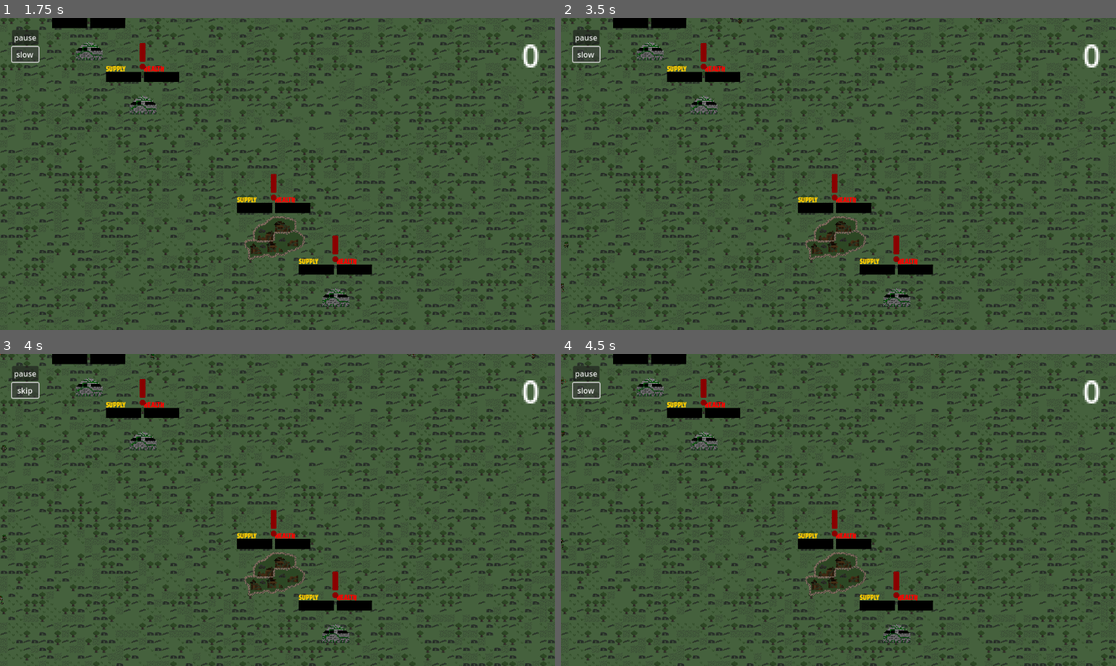
Above: before the commit, frames 1-4 (two rows, left to right).
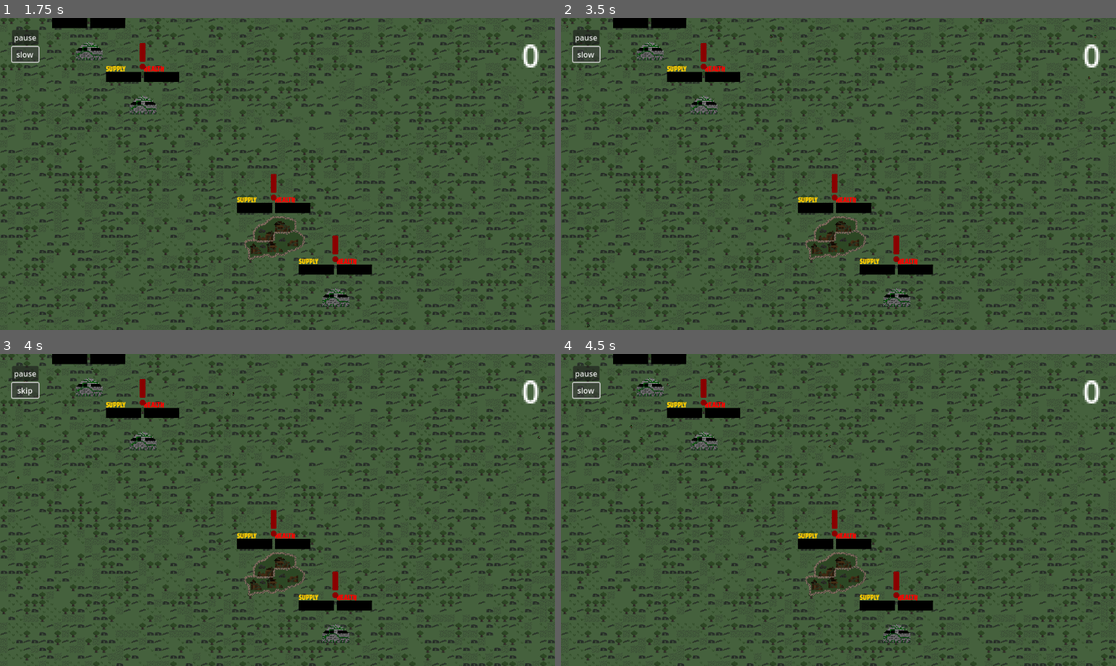
Above: after the commit, the same moments.

Repository: lewis785/ludum-dare-53
Game: Godot game, scene res://scenes/main.tscn
Same seed, same stepped clock (60 frames per second), same inputs: the game is played once before the commit and once after it.
Inputs:
- Up to frame 1 (1.75 s): click "start" at 0.5 s; click "skip" at 1.25 s
- Up to frame 2 (3.5 s): click "slow" at 2 s; click "skip" at 2.75 s
- Up to frame 3 (4 s): click "slow" at 3.5 s
- Up to frame 4 (4.5 s): click "skip" at 4.25 s

Frame 1 is identical in both runs. In frame 2, less than 0.1% of the frame differs, in the area x 0-97%, y 0-100%; in frame 3, less than 0.1%, in the area x 0-98%, y 0-81%; in frame 4, less than 0.1%.

Commit message:
add entity to hold health and damage logic

Diff:
--- a/scenes/combat/entity.gd
+++ b/scenes/combat/entity.gd
@@ -1,4 +1,4 @@
-extends Node2D
+class_name Entity extends Node2D
 
 @export var friendly : bool = true
 @export var alive : bool = true
@@ -8,12 +8,17 @@
 @export var damage : int = 0
 @export var priority_weight : int = 1
 
+signal health_update
+
 # Called when the node enters the scene tree for the first time.
 func _ready() -> void:
 	if friendly:
 		add_to_group("ally")
 	else:
 		add_to_group("enemy")
+
+	if active:
+		notify_health(health)
 
 
 func update_position(pos) -> void:
@@ -24,19 +29,26 @@
 	pass
 
 func activate() -> void:
+	notify_health(health)
 	active = true
 
 func deactivate() -> void:
+	notify_health(0)
 	active = false
 
 func take_damage(attack : int) -> void:
-	health = max(0, health - attack)
+	set_health(max(0, health - attack))
+
 	if health == 0:
 		alive = false
 		deactivate()
 
 func get_targets() -> Array[Node2D]:
-	var entities = get_tree().get_nodes_in_group("entity")
+	var target_group = "enemy"
+	if !friendly:
+		target_group = "ally"
+
+	var entities = get_tree().get_nodes_in_group(target_group)
 	var targets : Array[Node2D] = []
 
 	for entity in entities:
@@ -46,10 +58,17 @@
 	return targets
 
 func is_target(entity) -> bool:
-	return entity.friendly != friendly and entity.alive
+	return entity.friendly != friendly and entity.alive and entity.active
 
 func attack(entity) -> void:
 	entity.take_damage(damage)
 
 func heal(healing : int) -> void:
-	health = max(max_health, health + healing)
+	set_health(max(max_health, health + healing))
+
+
+func set_health(value : int) -> void:
+	health = value
+
+func notify_health(value) -> void:
+	health_update.emit((value*100)/max_health)
--- a/scenes/enemy/enemy.gd
+++ b/scenes/enemy/enemy.gd
@@ -1,8 +1,6 @@
 class_name Enemy extends RigidBody2D
 
 @export var level : int = 1
-@export var health : int = 1
-@export var damage : int = 1
 
 var obstacles : Array[Obstacle] = []
 var target
@@ -24,8 +22,7 @@
 
 	self.lock_rotation = true
 
-	health = level
-	damage = level
+	set_level(level)
 
 func play_animation(frames : int) -> void:
 	var mob_types : PackedStringArray = $AnimatedSprite2D.sprite_frames.get_animation_names()
@@ -39,13 +36,12 @@
 
 func set_level(level) -> void:
 	self.level = level
-	self.health = level
-	self.damage = level
+	$entity.health = level
+	$entity.damage = level
 
-	var scaled = Vector2(1,1)*max(1, log(level*level))
+	var scaled = Vector2(1,1)*max(1, log(level))
 
 	$AnimatedSprite2D.transform = $AnimatedSprite2D.transform.scaled(scaled)
-
 	$CollisionShape2D.transform = $CollisionShape2D.transform.scaled(scaled)
 
 
@@ -53,11 +49,11 @@
 func _process(_delta):
 	time_since_target_check += _delta
 
-	if health <= 0:
+	if !$entity.alive:
 		queue_free()
 		return
 
-	var targets = find_targets()
+	var targets = $entity.get_targets()
 
 	if len(targets) == 0 :
 		return
--- a/scenes/enemy/enemy.tscn
+++ b/scenes/enemy/enemy.tscn
@@ -186,7 +186,6 @@
 position = Vector2(64, 70)
 gravity_scale = 0.0
 script = ExtResource("1_gyipw")
-health = 20
 metadata/_edit_group_ = true
 
 [node name="entity" parent="." instance=ExtResource("2_tti21")]
--- a/scenes/enemy/spawn.gd
+++ b/scenes/enemy/spawn.gd
@@ -57,7 +57,7 @@
 	var burst : int
 
 	if int(enemy_level-0.5) > previous_level:
-		burst = enemy_level*enemy_level*scale_factor
+		burst = enemy_level*scale_factor
 
 
 	for i in range(enemy_level+burst):
--- a/scenes/main.tscn
+++ b/scenes/main.tscn
@@ -9,5 +9,7 @@
 unique_name_in_owner = true
 process_mode = 3
 position = Vector2(576, 327)
+camera_speed = 30
+camera_zoom_speed = 1.0
 
 [node name="game" parent="." instance=ExtResource("2_od1pn")]
--- a/scenes/status_bar/status_bar.gd
+++ b/scenes/status_bar/status_bar.gd
@@ -29,3 +29,8 @@
 	update_colour()
 	update_label()
 	update_process_bar()
+
+
+
+func _on_entity_health_update(health) -> void:
+	set_percentage(health)
--- a/scenes/structure/structure.gd
+++ b/scenes/structure/structure.gd
@@ -99,7 +99,7 @@
 func subtract_damage_from_health(damage):
 	health -= damage
 	if health <= 0:
-		owned = false
+		update_ownership(false)
 		print("ded lol")
 		manage_ownership()
 
@@ -145,16 +145,16 @@
 func handle_death():
 	if is_tower and health <= 0:
 		_animated_sprite.frame = structure_state.tower_bad
-		owned = false
+		update_ownership(false)
 	if !is_tower and health <= 0:
 		_animated_sprite.frame = structure_state.town_bad
-		owned = false
+		update_ownership(false)
 	if !is_tower and health >= 1:
 		_animated_sprite.frame = structure_state.town_good
-		owned = true
+		update_ownership(true)
 	if is_tower and health >= 1:
 		_animated_sprite.frame = structure_state.tower_good
-		owned = true
+		update_ownership(true)
 	if owned:
 		$Alert.hide()
 	if !owned:
@@ -218,24 +218,29 @@
 		return
 	health = temp_health
 
+func update_ownership(value : bool) -> void:
+	owned = value
+	$entity.active = value
 
 func _on_structure_area_2d_body_entered(body):
 	if body.name.contains('SupplyTruck'):
 		unload_truck(body)
 		heal(heal_amount)
-		owned = true
+		update_ownership(true)
 		manage_ownership()
 		signal_bus.emit_signal('update_ownership')
-	var body_parent_name = body.get_parent().name
-	if str(body_parent_name).begins_with(parent_name):
-		enemy_store.enemies.append(body)
+	var body_parent_name : String = body.get_parent().name
+	if body_parent_name.begins_with(parent_name):
+		var enemy = body.find_child("entity")
+		enemy_store.enemies.append(enemy)
 
 func _on_range_area_2d_body_entered(body):
 	if body.name.contains('SupplyTruck'):
 		return
 	var body_parent_name : String = body.get_parent().name
 	if body_parent_name.begins_with(parent_name):
-		enemy_store.enemies_in_range.append(body)
+		var enemy = body.find_child("entity")
+		enemy_store.enemies_in_range.append(enemy)
 
 func _on_structure_area_2d_body_exited(body):
 	# enemy_store.add_enemy_to_remove(body)
--- a/scenes/structure/structure.tscn
+++ b/scenes/structure/structure.tscn
@@ -199,6 +199,7 @@
 position = Vector2(0, -103)
 texture = ExtResource("11_il31b")
 
+[connection signal="health_update" from="entity" to="health" method="_on_entity_health_update"]
 [connection signal="body_entered" from="StructureArea2D" to="." method="_on_structure_area_2d_body_entered"]
 [connection signal="body_exited" from="StructureArea2D" to="." method="_on_structure_area_2d_body_exited"]
 [connection signal="input_event" from="StructureArea2D" to="." method="_on_structure_area_2d_input_event"]
--- a/scenes/supply_depot/supply_depot.tscn
+++ b/scenes/supply_depot/supply_depot.tscn
@@ -133,4 +133,5 @@
 colour = Color(1, 0, 0, 1)
 
 [connection signal="body_shape_entered" from="." to="truck_coordinator" method="_on_supply_depot_body_shape_entered"]
+[connection signal="health_update" from="entity" to="HealthBar" method="_on_entity_health_update"]
 [connection signal="timeout" from="RefillTimer" to="." method="_on_refill_timer_timeout"]
--- a/scripts/enemy_store.gd
+++ b/scripts/enemy_store.gd
@@ -1,8 +1,10 @@
 class_name EnemyStore extends Node
 
-var enemies: Array[RigidBody2D] = []
-var enemies_in_range: Array[RigidBody2D] = []
-var enemies_to_remove: Array[RigidBody2D] = []
+const entity_res = preload("res://scenes/combat/entity.gd")
+
+var enemies: Array[Entity] = []
+var enemies_in_range: Array[Entity] = []
+var enemies_to_remove: Array[Entity] = []
 
 func add_enemy_to_remove(enemy):
 	enemies_to_remove.append(enemy)
Not shown: 1 places in scenes/structure/structure.tscn that only renumber resources
